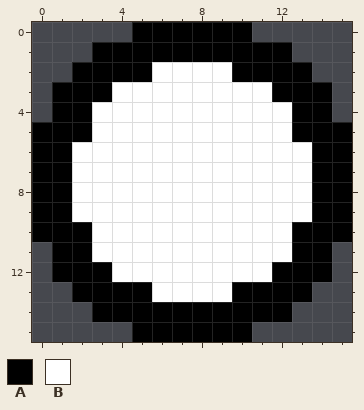
One commit to this pixel-art sprite: platformer/assets/images/mes/dialogue_background.png. Above: the version before the commit.
The file is 16x16 pixels.
Palette (. is transparent): A #000000  B #ffffff
Pixels before, first column x 0:
 0 .....AAAAAA.....
 1 ...AAAAAAAAAA...
 2 ..AAAABBBBAAAA..
 3 .AAABBBBBBBBAAA.
 4 .AABBBBBBBBBBAA.
 5 AAABBBBBBBBBBAAA
 6 AABBBBBBBBBBBBAA
 7 AABBBBBBBBBBBBAA
 8 AABBBBBBBBBBBBAA
 9 AABBBBBBBBBBBBAA
10 AAABBBBBBBBBBAAA
11 .AABBBBBBBBBBAA.
12 .AAABBBBBBBBAAA.
13 ..AAAABBBBAAAA..
14 ...AAAAAAAAAA...
15 .....AAAAAA.....
Once edited:
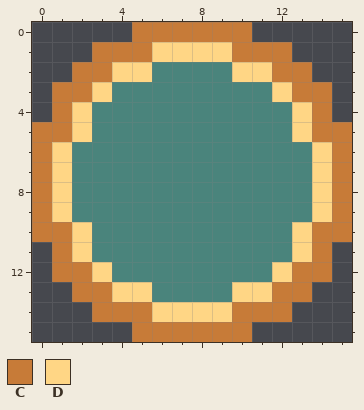
Colours new in this view: C #c77b38  D #ffd685
The exact change:
colour B: #ffffff -> #4a847c
Changed rows in their new state; - is a pixel that keeps its letter.
first column x 0:
 0 -----CCCCCC-----
 1 ---CCCDDDDCCC---
 2 --CCDD----DDCC--
 3 -CCD--------DCC-
 4 -CD----------DC-
 5 CCD----------DCC
 6 CD------------DC
 7 CD------------DC
 8 CD------------DC
 9 CD------------DC
10 CCD----------DCC
11 -CD----------DC-
12 -CCD--------DCC-
13 --CCDD----DDCC--
14 ---CCCDDDDCCC---
15 -----CCCCCC-----
Boxes around the changes in both pictures, in picture pixels (x1, y1, x2, y2):
changed: (32, 22, 352, 342)
